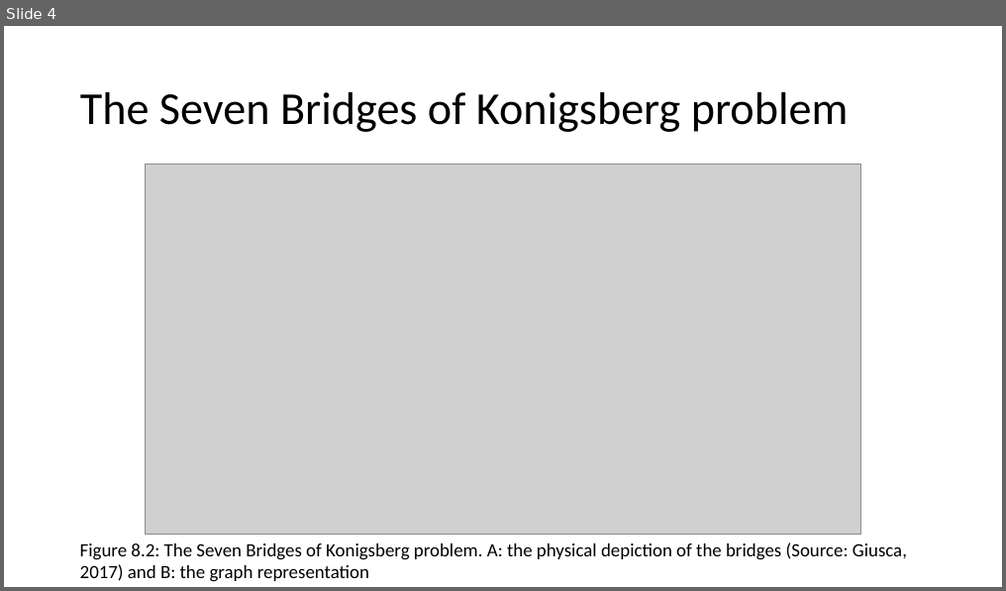
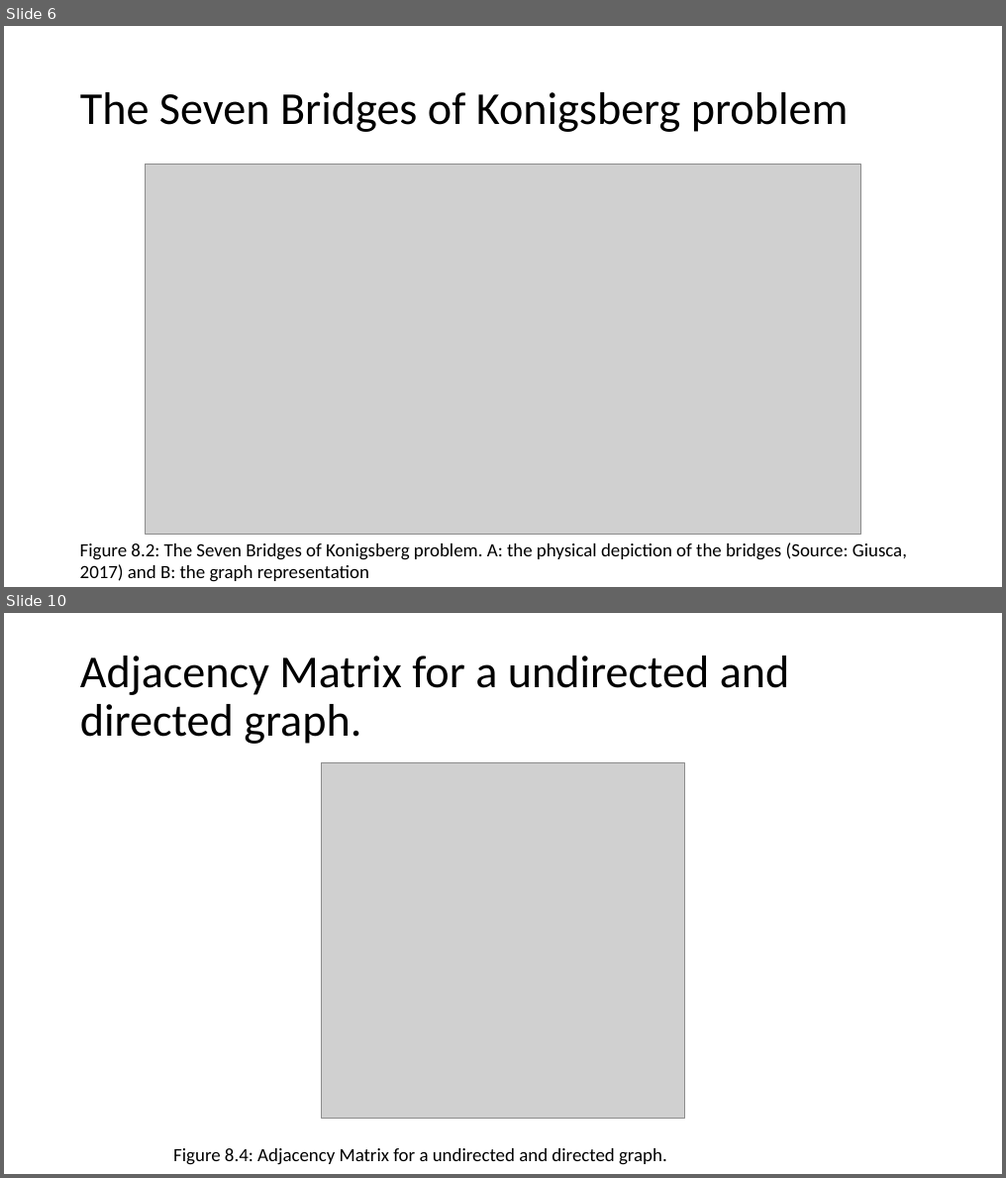
Before and after one commit to abmgis/abmgis, a slide deck: Chapter08-Networks/Chapter8.pptx. Shown one above the other, each under a label of ours: slide 4 before the commit, slides 6 and 10 after it; the slides between them are not shown. The pictures are 1006x591 and 1006x1178 pixels, drawn with LibreOffice and Linux fonts; fonts in the diff are those of the drawing; grey boxes stand for pictures. Boxes give left, top, right and bottom in pixels: in the first picture for what was removed or moved away, otherwise in the second. Text is boxed around its words. In the diff, an @@ line names an element or a change of style, - is before the commit and + after.

```diff
--- a/Chapter08-Networks/Chapter8.pptx
+++ b/Chapter08-Networks/Chapter8.pptx
@@ slide 10 added at <box>4,613,1002,1174</box>, background #FFFFFF @@
@@ title added at <box>80,656,790,744</box>, 44 pt, text #000000 @@
+Adjacency Matrix for a undirected and directed graph.
@@ picture added at <box>322,762,685,1119</box> @@
@@ text added at <box>173,1149,667,1165</box>, 18 pt, text #000000 @@
+Figure 8.4: Adjacency Matrix for a undirected and directed graph.
@@ what was slide 4 is now slide 6 @@
```
Also in this commit, not shown: 1 slide changed, 8 other slides added, 3 other files.
